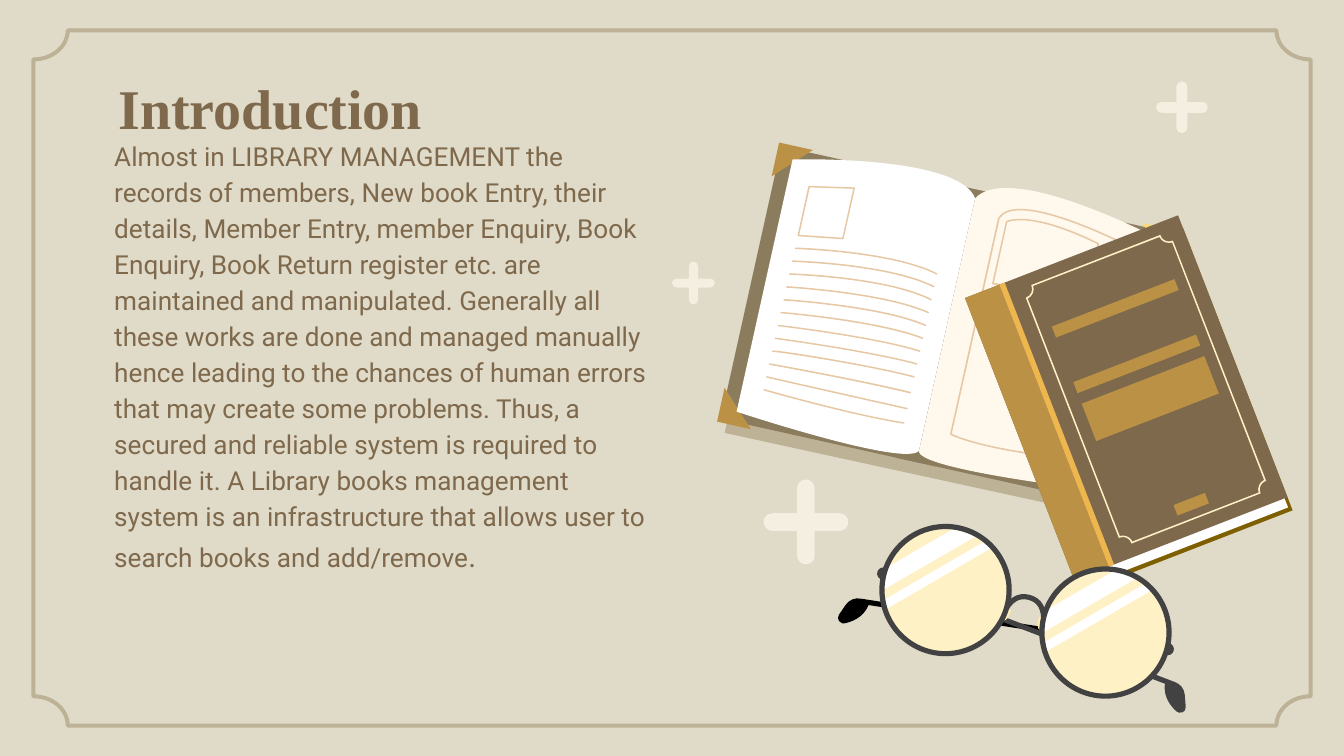
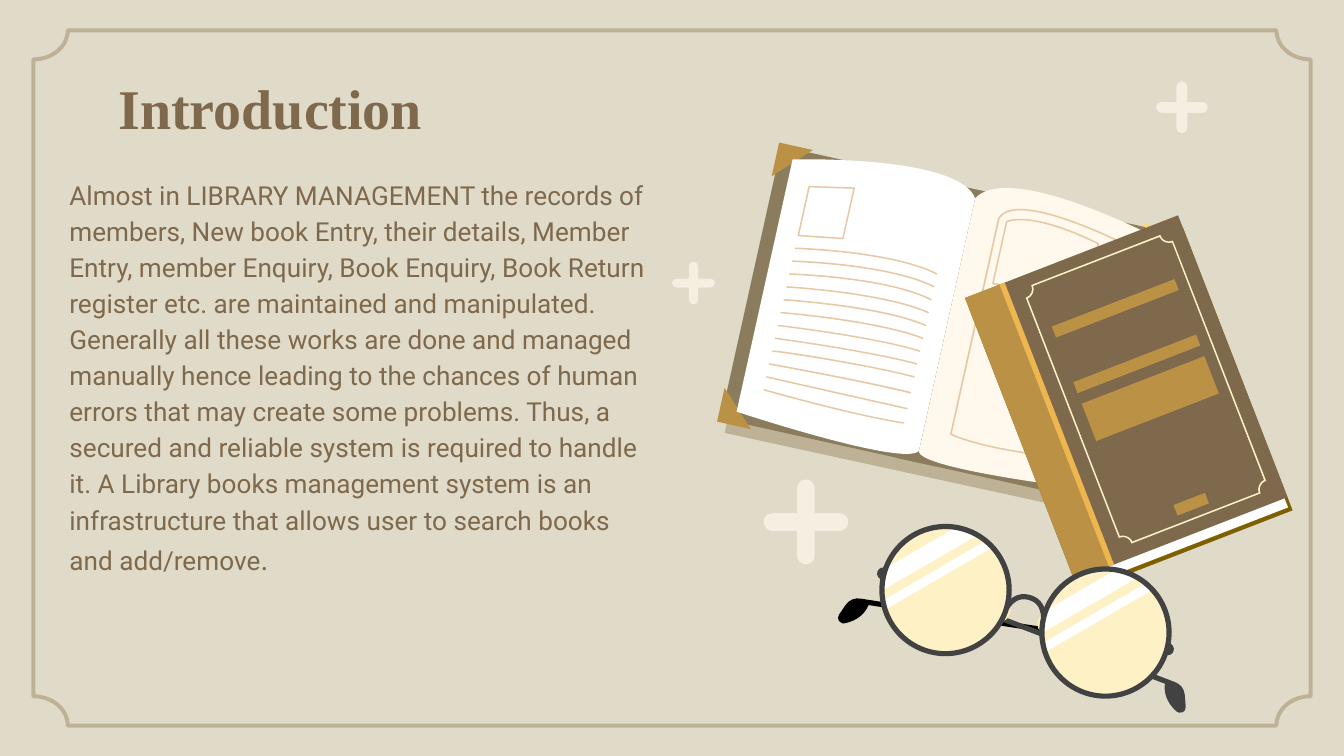
Before and after one commit to Andipstha/theFusion-Project-I, a slide deck: slide 3 of Documentation/LBMS_Presentation.pptx. Drawn at 1344x756 pixels with LibreOffice and Linux fonts; fonts in the diff are those of the drawing; background and template pictures are left out. Boxes give left, top, right and bottom in pixels: in the first picture for what was removed or moved away, otherwise in the second. Text is boxed around its words. In the diff, an @@ line names an element or a change of style, - is before the commit and + after.

```diff
--- a/Documentation/LBMS_Presentation.pptx
+++ b/Documentation/LBMS_Presentation.pptx
@@ subtitle "Almost in LIBRARY MANAGEMENT the ..." rewrapped from [114,182,646,569] to [69,185,644,572] @@
```
Also in this commit, not shown: 3 other slides changed, 3 other files.
